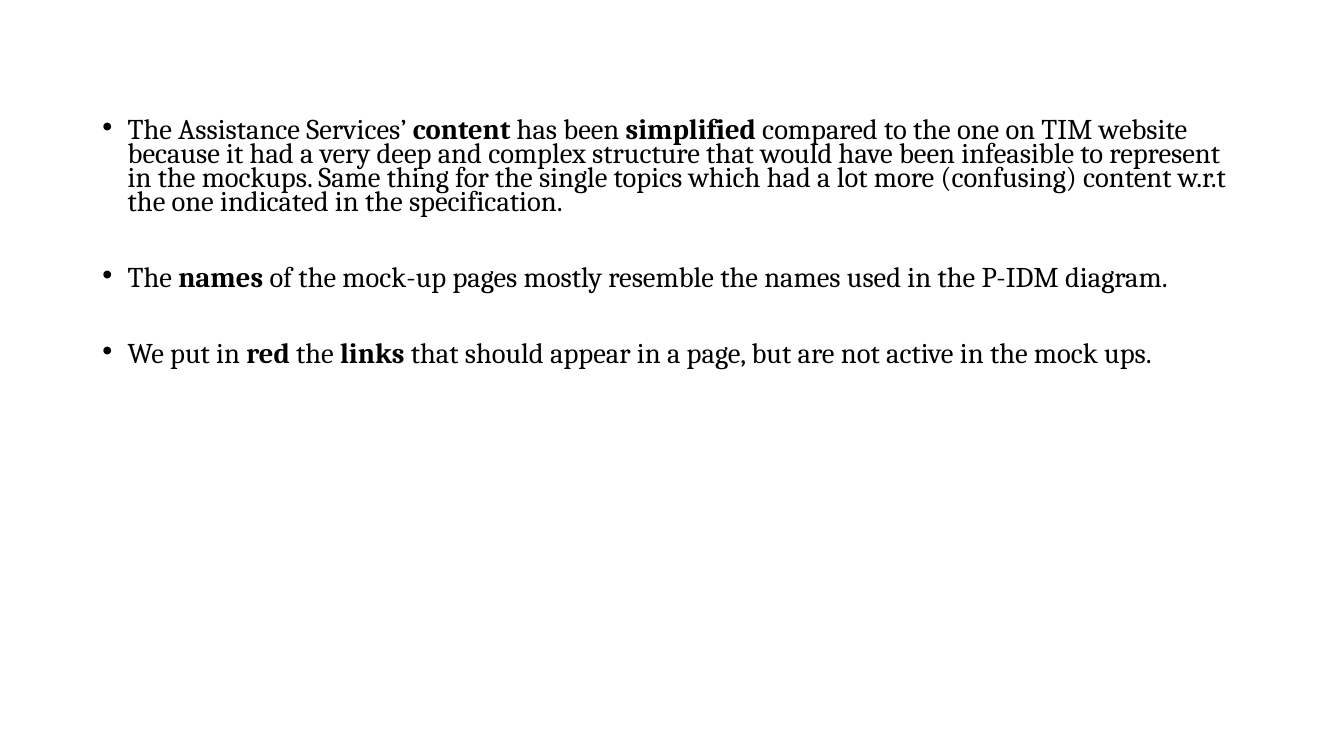
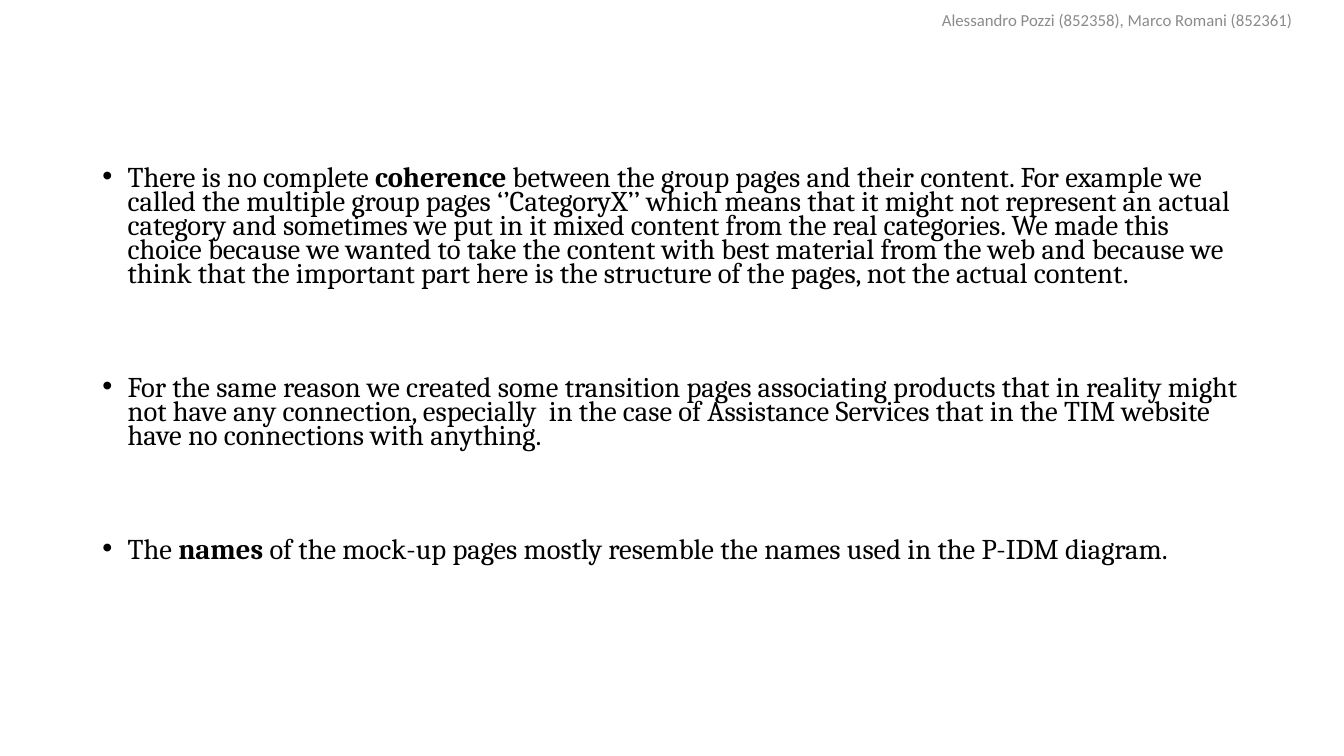
Before and after one commit to AlessandroPozzi/HypermediaProject2016-PozziRomani, a slide deck: slide 14 of Drafts & Material/IDM Models + Notes.pptx (slide 13 before the commit). Drawn at 1344x756 pixels with LibreOffice and Linux fonts; fonts in the diff are those of the drawing. Boxes give left, top, right and bottom in pixels: in the first picture for what was removed or moved away, otherwise in the second. Text is boxed around its words. In the diff, an @@ line names an element or a change of style, - is before the commit and + after.

Commit message:
PPT updated

```diff
--- a/Drafts & Material/IDM Models + Notes.pptx
+++ b/Drafts & Material/IDM Models + Notes.pptx
@@ text added at [942,14,1292,28], 12 pt, text #8C8C8C @@
+Alessandro Pozzi (852358), Marco Romani (852361)
@@ text at [128,167,1237,452]: text changed @@
-• The Assistance Services’ content has been simplified compared to the one on TIM website because it had a very deep and complex structure that would have been infeasible to represent in the mockups. Same thing for the single topics which had a lot more (confusing) content w.r.t the one indicated in the specification.
+• There is no complete coherence between the group pages and their content. For example we called the multiple group pages ‘’CategoryX’’ which means that it might not represent an actual category and sometimes we put in it mixed content from the real categories. We made this choice because we wanted to take the content with best material from the web and because we think that the important part here is the structure of the pages, not the actual content.
+• For the same reason we created some transition pages associating products that in reality might not have any connection, especially in the case of Assistance Services that in the TIM website have no connections with anything.
@@ text at [128,343,1152,369]: paragraph removed @@
-• We put in red the links that should appear in a page, but are not active in the mock ups.
```
Also in this commit, not shown: 12 other slides changed, 1 slide added.
